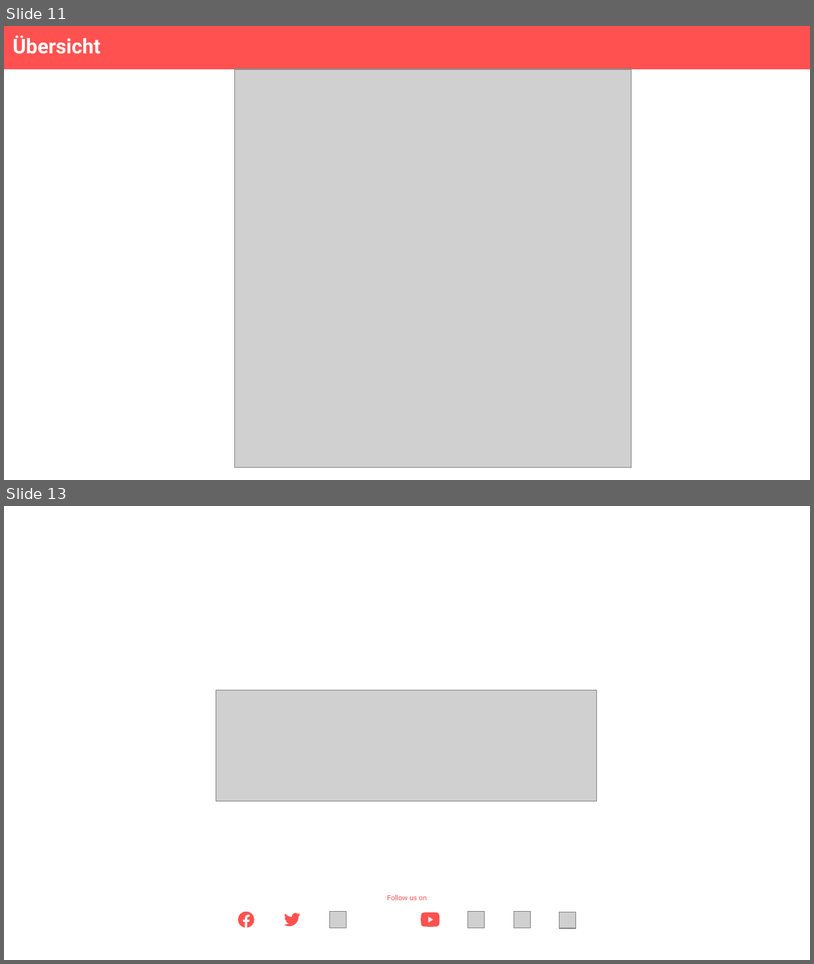
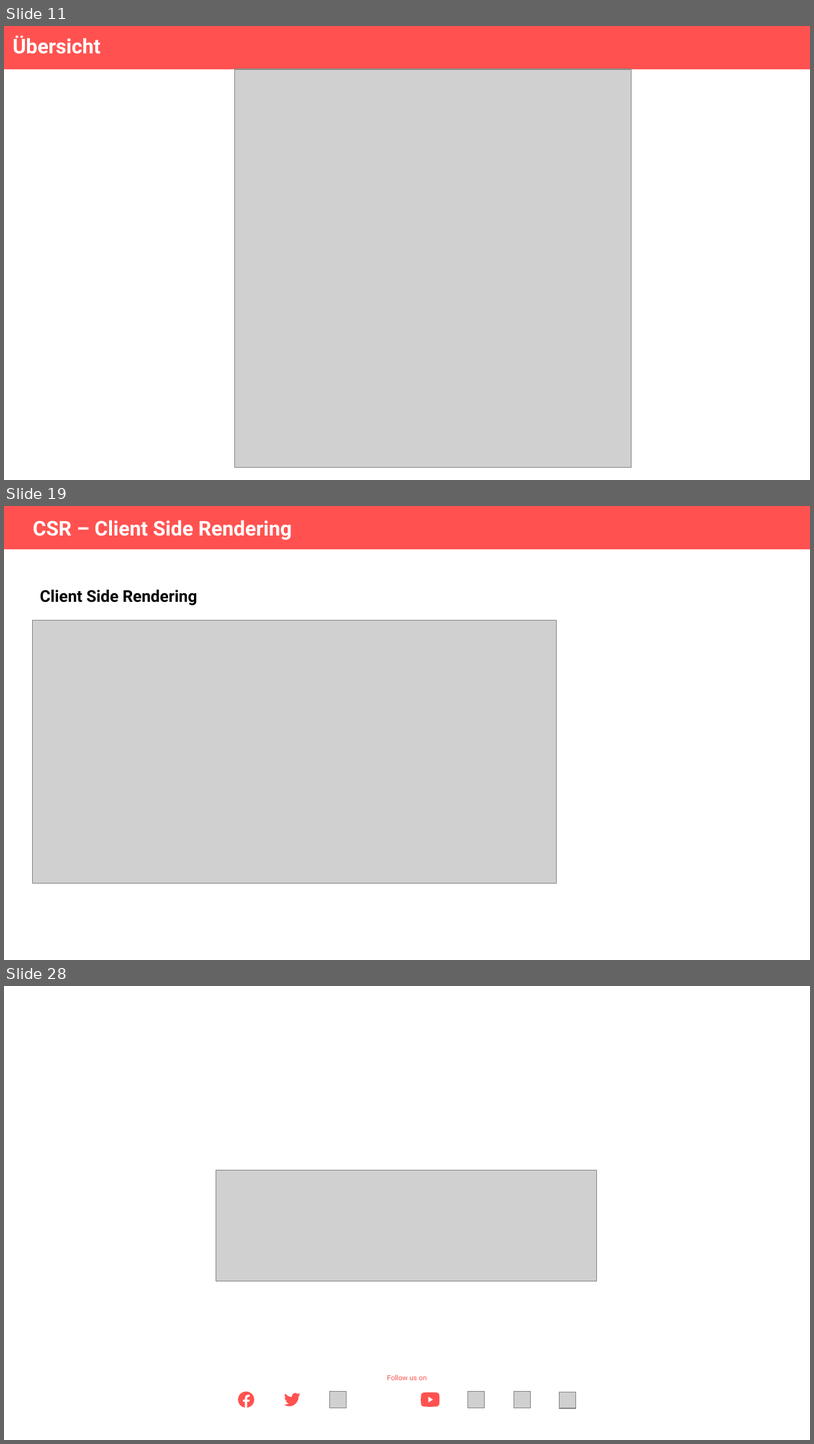
Before and after one commit to Theiaz/renderingpatterns, a slide deck: vortrag.odp. Shown one above the other, each under a label of ours: slides 11 and 13 before the commit, slides 11, 19 and 28 after it; the slides between them are not shown. The pictures are 814x964 and 814x1444 pixels, drawn with LibreOffice and Linux fonts; fonts in the diff are those of the drawing; grey boxes stand for pictures; background and template pictures are left out. Boxes give left, top, right and bottom in pixels: in the first picture for what was removed or moved away, otherwise in the second. Text is boxed around its words. In the diff, an @@ line names an element or a change of style, - is before the commit and + after.

```diff
--- a/vortrag.odp
+++ b/vortrag.odp
@@ slide 19 added at box(4, 506, 810, 960), background #FFFFFF @@
@@ rectangle added at box(4, 506, 810, 549), fill #FF5250 @@
@@ title added at box(33, 520, 292, 540), 20 pt, text #FFFFFF, bold @@
+CSR – Client Side Rendering
@@ text added at box(40, 590, 198, 605), 16 pt, text #000000, bold @@
+Client Side Rendering
@@ picture added at box(33, 620, 557, 883) @@
@@ what was slide 13 is now slide 28 @@
```
Also in this commit, not shown: 3 slides changed, 14 other slides added, 2 other files.
